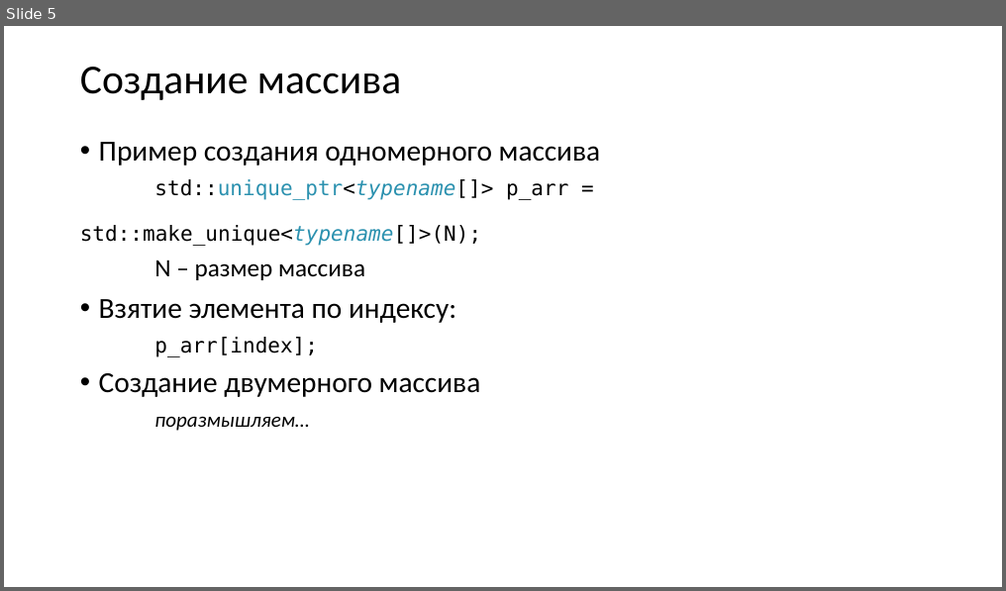
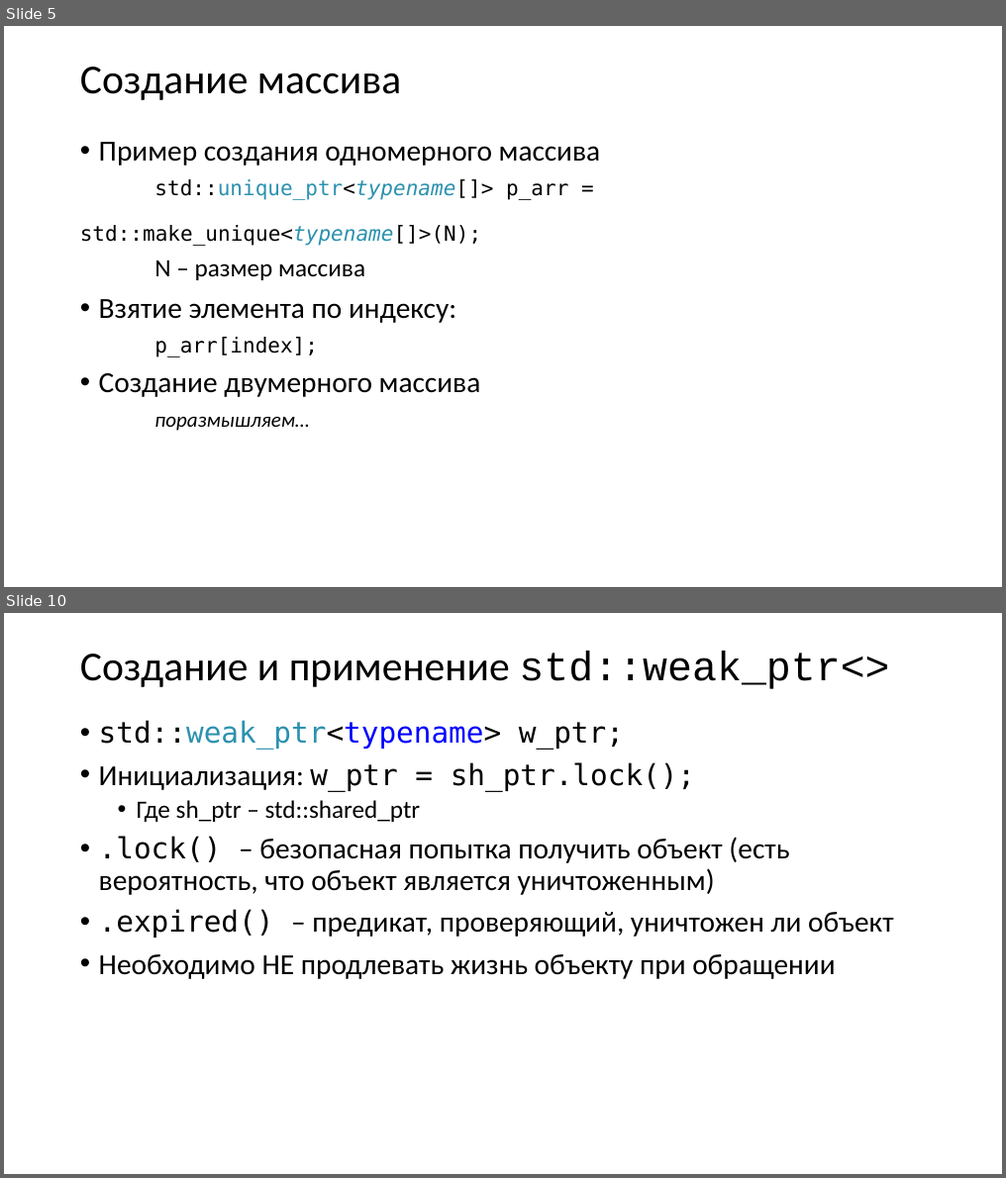
Before and after one commit to variichrodion/BV-521-OOP-C-, a slide deck: Умные указатели/Умные указатели-2.pptx. Shown one above the other, each under a label of ours: slide 5 before the commit, slides 5 and 10 after it; the slides between them are not shown. The pictures are 1006x591 and 1006x1178 pixels, drawn with LibreOffice and Linux fonts; fonts in the diff are those of the drawing. Boxes give left, top, right and bottom in pixels: in the first picture for what was removed or moved away, otherwise in the second. Text is boxed around its words. In the diff, an @@ line names an element or a change of style, - is before the commit and + after.

```diff
--- a/Умные указатели/Умные указатели-2.pptx
+++ b/Умные указатели/Умные указатели-2.pptx
@@ slide 10 added at [4,613,1002,1174], background #FFFFFF @@
@@ title added at [80,651,889,689], 39.6 pt, text #000000 @@
+Создание и применение std::weak_ptr<>
@@ text added at [99,720,893,979], 28 pt, text #000000 @@
+• std::weak_ptr<typename> w_ptr;
+• Инициализация: w_ptr = sh_ptr.lock();
+  • Где sh_ptr – std::shared_ptr
+• .lock() – безопасная попытка получить объект (есть вероятность, что объект является уничтоженным)
+• .expired() – предикат, проверяющий, уничтожен ли объект
+• Необходимо НЕ продлевать жизнь объекту при обращении
```
Also in this commit, not shown: 2 slides changed, 3 other slides added.
